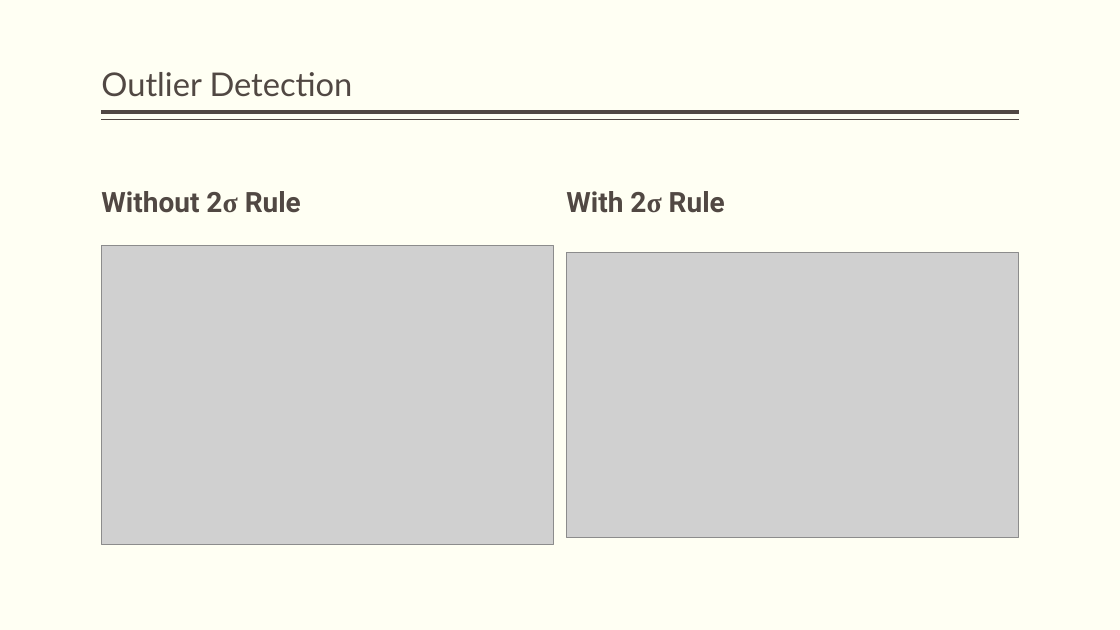
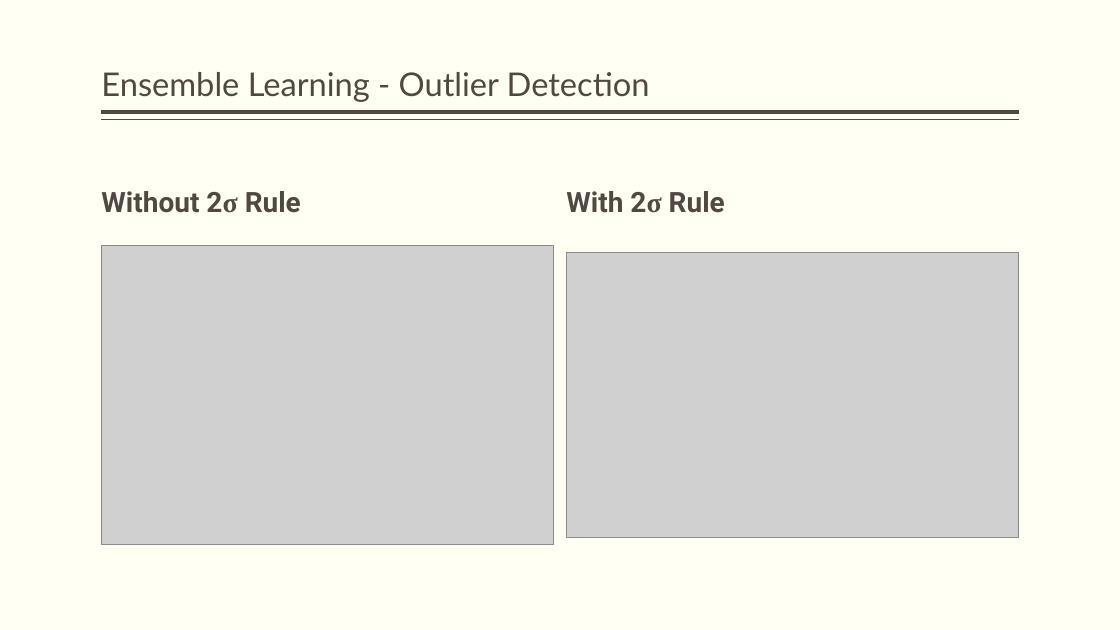
Before and after one commit to JamesEarle/GPP, a slide deck: slide 6 of GPP_Defense.pptx. Drawn at 1120x630 pixels with LibreOffice and Linux fonts; fonts in the diff are those of the drawing; grey boxes stand for pictures. Boxes give left, top, right and bottom in pixels: in the first picture for what was removed or moved away, otherwise in the second. Text is boxed around its words. In the diff, an @@ line names an element or a change of style, - is before the commit and + after.

```diff
--- a/GPP_Defense.pptx
+++ b/GPP_Defense.pptx
@@ title at (x1=101, y1=72, x2=650, y2=102): text changed @@
-Outlier Detection
+Ensemble Learning - Outlier Detection
```
Also in this commit, not shown: 7 other slides changed, 4 slides added.
